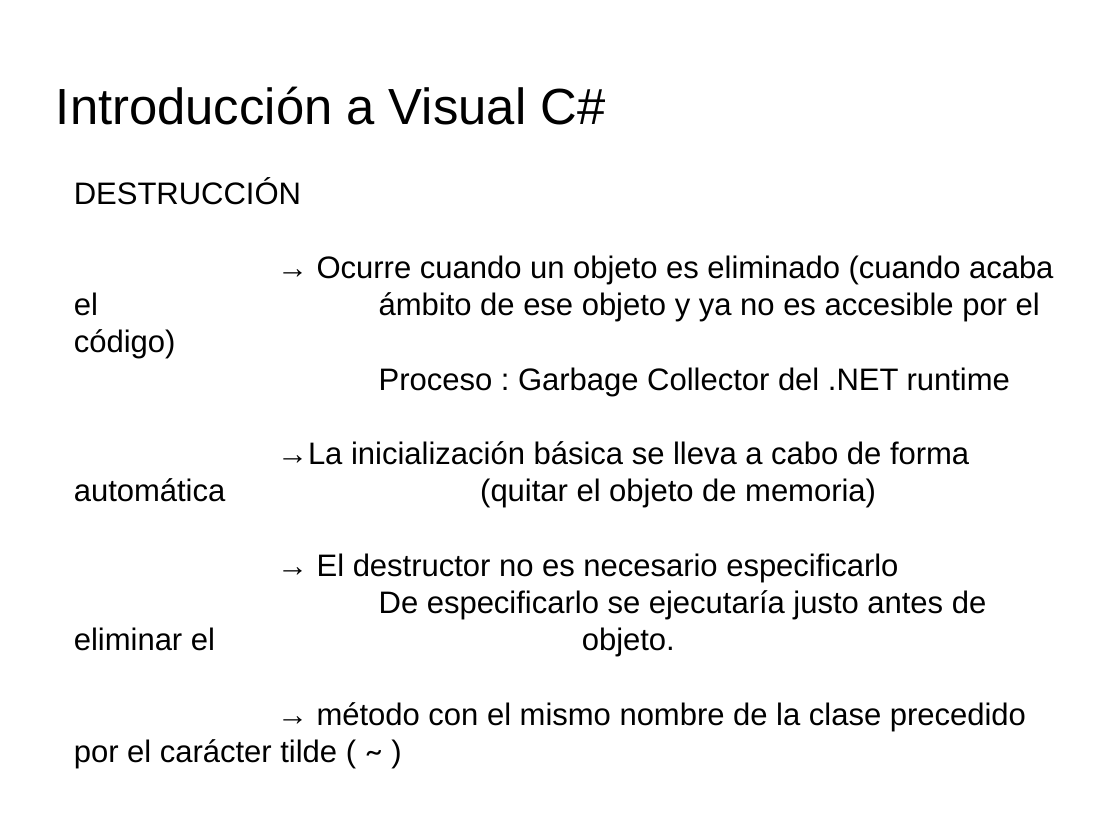
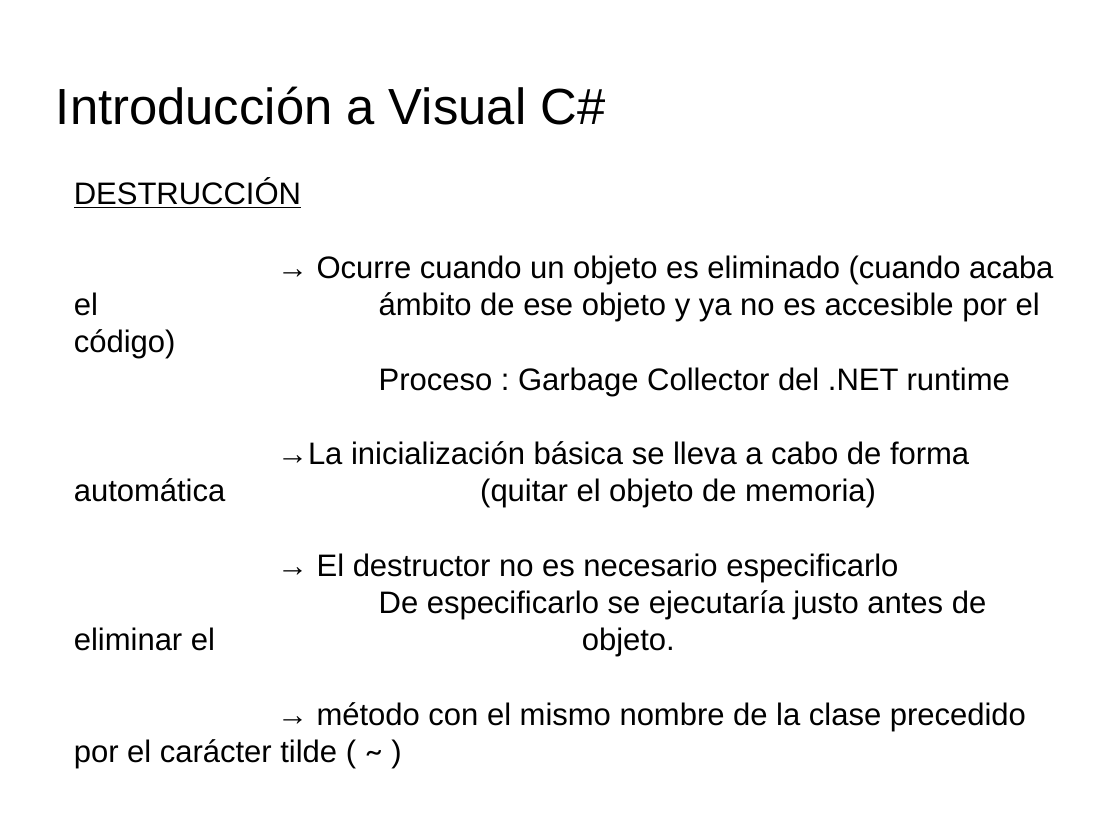
Before and after one commit to videojuegos-abastos/PMV, a slide deck: slide 5 of te/Tema4 (Chema)/t4.1.- Conceptos de POO.odp. Drawn at 1120x840 pixels with LibreOffice and Linux fonts; fonts in the diff are those of the drawing; background and template pictures are left out. Boxes give left, top, right and bottom in pixels: in the first picture for what was removed or moved away, otherwise in the second. Text is boxed around its words. In the diff, an @@ line names an element or a change of style, - is before the commit and + after.

```diff
--- a/te/Tema4 (Chema)/t4.1.- Conceptos de POO.odp
+++ b/te/Tema4 (Chema)/t4.1.- Conceptos de POO.odp
@@ text at bbox=[74, 179, 301, 208]: underline on in "DESTRUCCIÓN" @@
```
Also in this commit, not shown: 5 other slides changed, 5 slides added, 1 other file.
